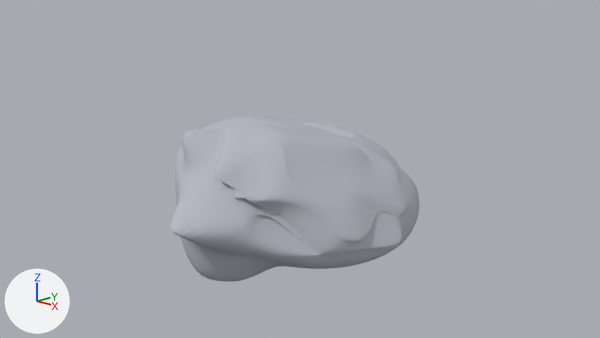
The Blender file blender/yu.blend: old version first, new version second.
Rendered twice from the file's camera 'Camera'. The axes (+X, +Y, +Z) are drawn at lower left. The lights are the same throughout.
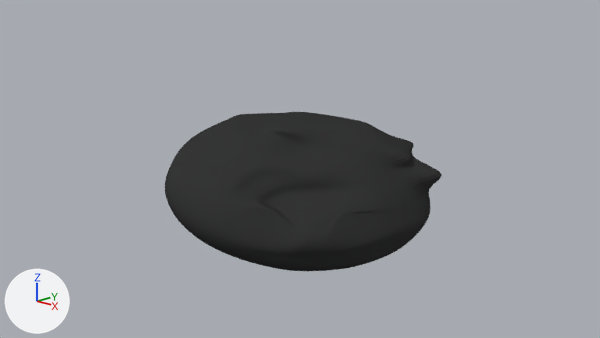
Edits to the scene script, one JSON object a line:
```json
{"op": "set", "path": "mat_material_003.base_color", "old": "(0.486, 0.504, 0.56)", "new": "(0.0369, 0.0374, 0.0374)", "note": "light grey #b9bcc5 -> black #363636"}
{"op": "set", "path": "ob_sphere.rotation_euler", "old": "(0.0703, -0.307, -1.639)", "new": "(0.891, -0.137, 1.024)", "note": "degrees (4, -18, -94) -> degrees (51, -7.8, 59)"}
```

Changed parts and their boxes [x1, y1, x2, y2] in the pictures (600 x 338 px):
```json
{"object": "Sphere", "change": "recoloured, turned", "before": [171, 116, 419, 282], "after": [165, 112, 442, 271], "on screen": "grey to black"}
```
